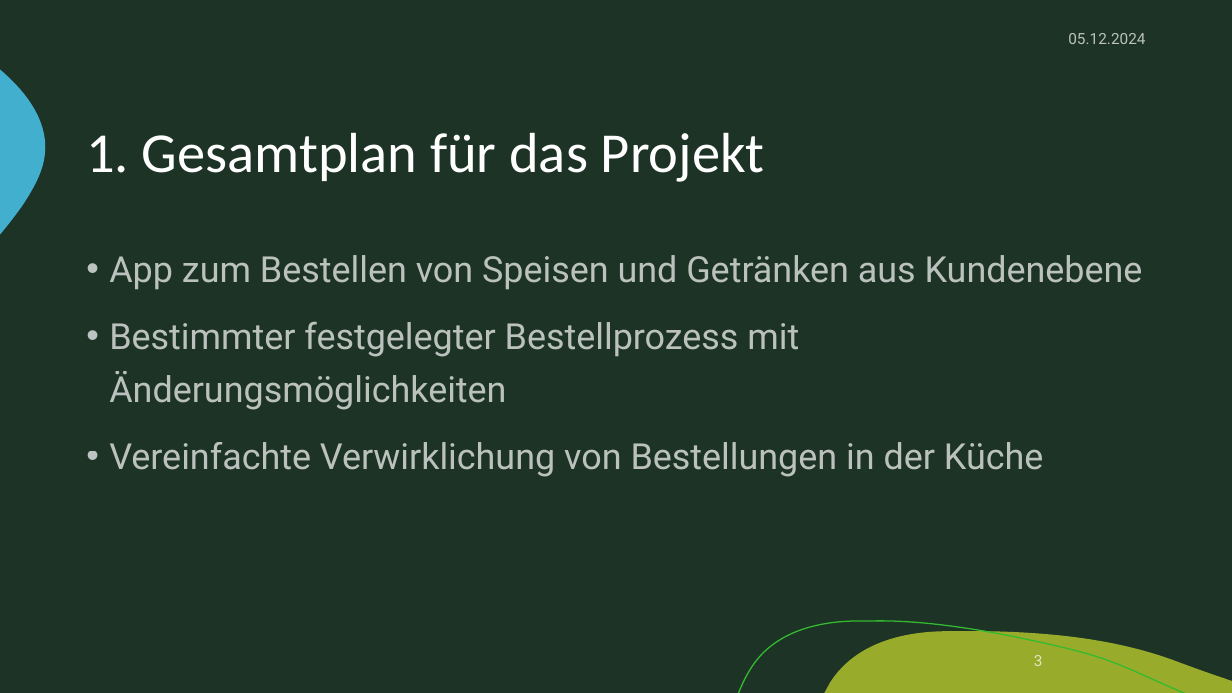
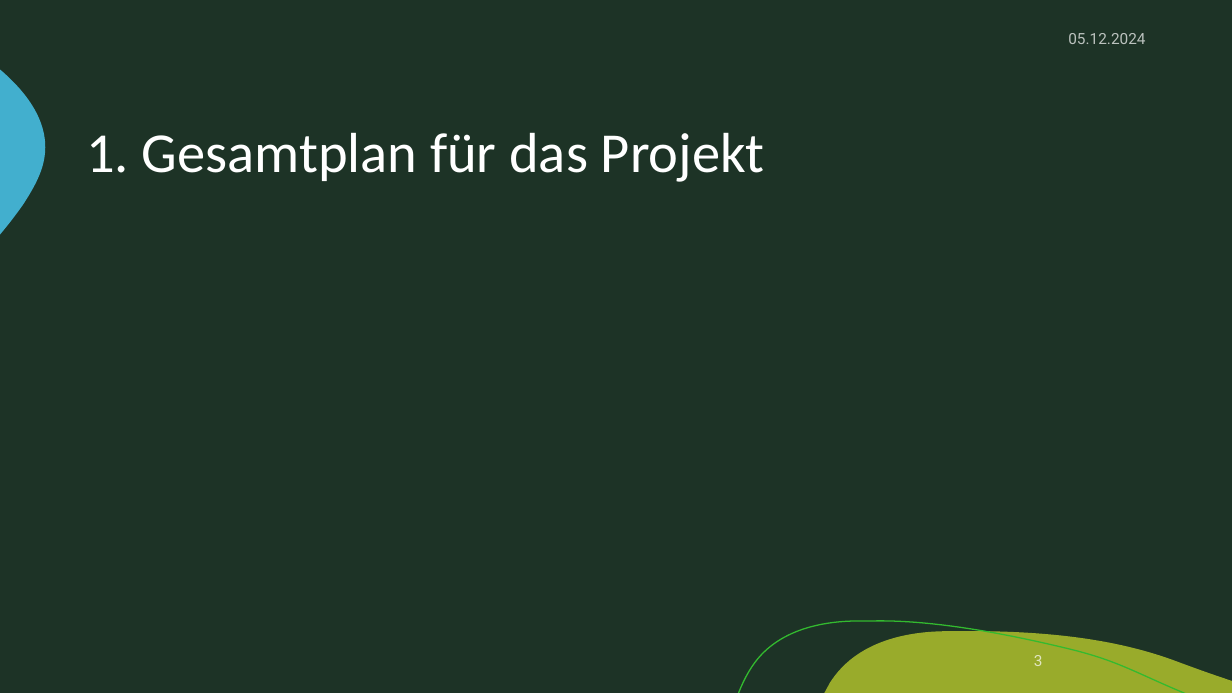
Before and after one commit to zIExpantion/ZumGelbenBach, a slide deck: slide 3 of Dokumente/Sprint-Backlog/Sprint-Backlog2.pptx. Drawn at 1232x693 pixels with LibreOffice and Linux fonts; fonts in the diff are those of the drawing; background and template pictures are left out. Boxes give left, top, right and bottom in pixels: in the first picture for what was removed or moved away, otherwise in the second. Text is boxed around its words. In the diff, an @@ line names an element or a change of style, - is before the commit and + after.

```diff
--- a/Dokumente/Sprint-Backlog/Sprint-Backlog2.pptx
+++ b/Dokumente/Sprint-Backlog/Sprint-Backlog2.pptx
@@ text removed at bbox=[109, 255, 1143, 477] @@
-• App zum Bestellen von Speisen und Getränken aus Kundenebene
-• Bestimmter festgelegter Bestellprozess mit Änderungsmöglichkeiten
-• Vereinfachte Verwirklichung von Bestellungen in der Küche
```
Also in this commit, not shown: 1 other slide changed, 7 slides removed, 1 other file.
